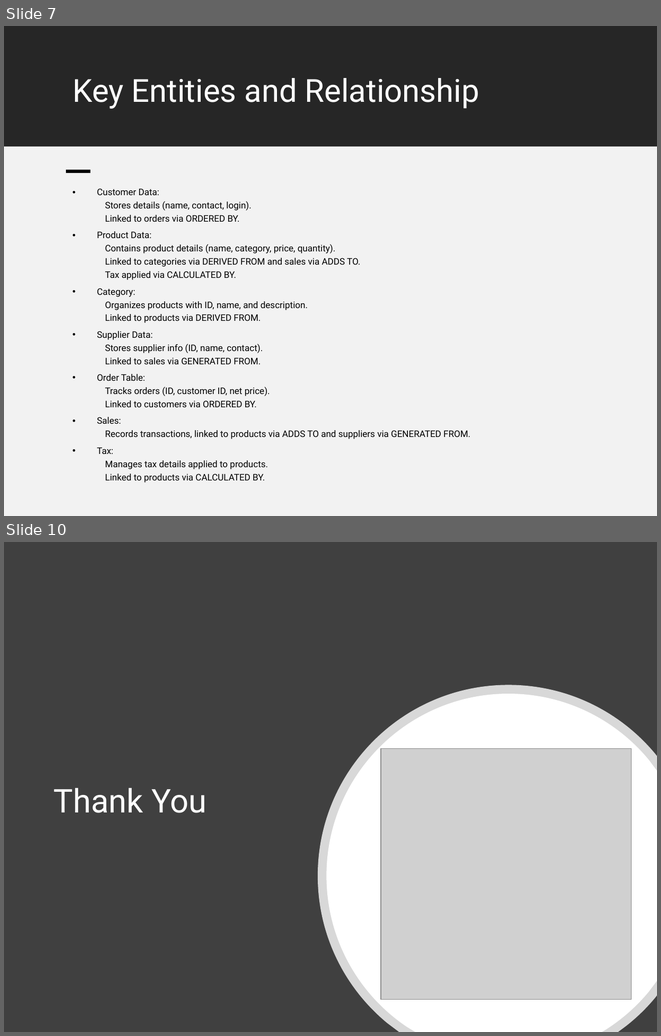
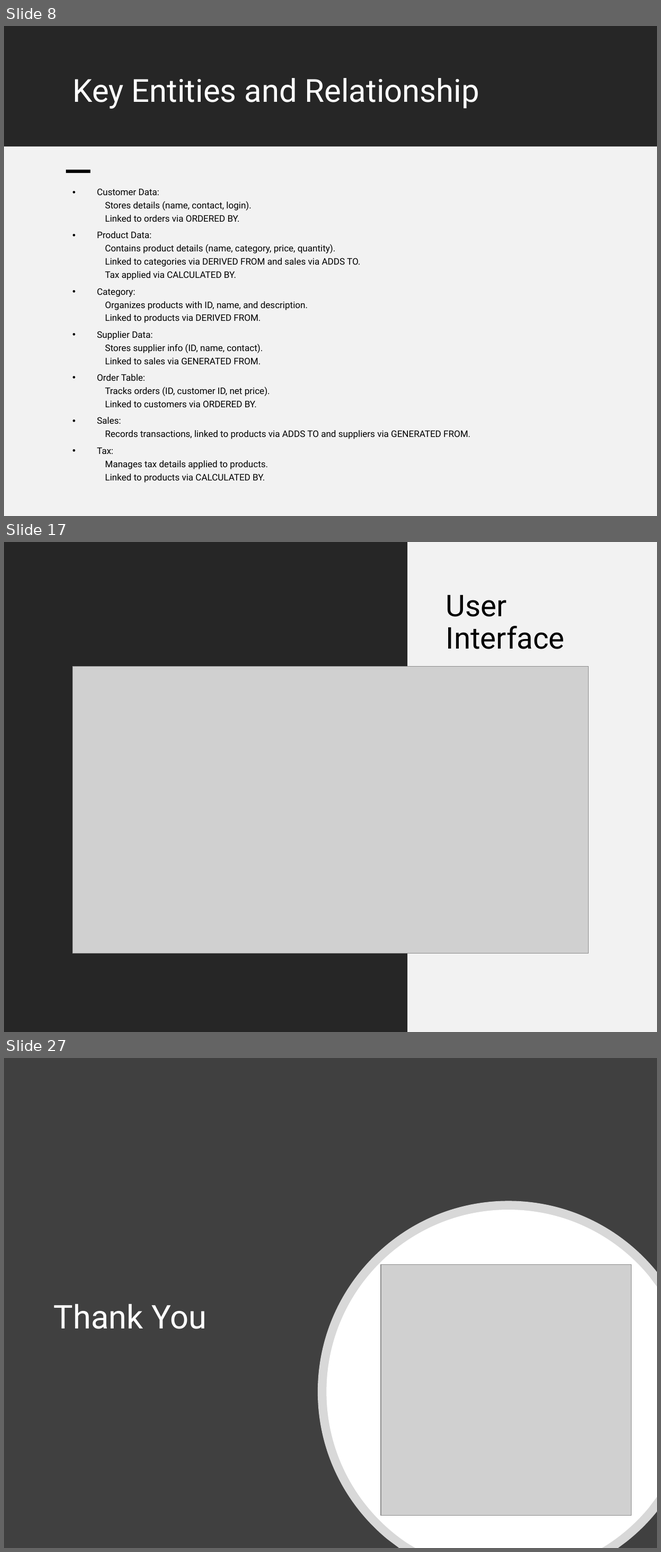
Before and after one commit to justvarma/Inventory_managment, a slide deck: Resources/dbms_presentation.pptx. Shown one above the other, each under a label of ours: slides 7 and 10 before the commit, slides 8, 17 and 27 after it; the slides between them are not shown. The pictures are 661x1036 and 661x1552 pixels, drawn with LibreOffice and Linux fonts; fonts in the diff are those of the drawing; grey boxes stand for pictures. Boxes give left, top, right and bottom in pixels: in the first picture for what was removed or moved away, otherwise in the second. Text is boxed around its words. In the diff, an @@ line names an element or a change of style, - is before the commit and + after.

```diff
--- a/Resources/dbms_presentation.pptx
+++ b/Resources/dbms_presentation.pptx
@@ slide 17 added at (4, 542, 657, 1032), background #FFFFFF @@
@@ rectangle added at (4, 542, 407, 1032), fill #262626 @@
@@ rectangle added at (407, 542, 657, 1032), fill #F2F2F2 @@
@@ title added at (446, 595, 565, 649), 33 pt, text #000000 @@
+User Interface
@@ picture added at (72, 666, 589, 953) @@
@@ what was slide 7 is now slide 8 @@
@@ what was slide 10 is now slide 27 @@
```
Also in this commit, not shown: 2 slides changed, 17 other slides added, 1 slide removed, 1 other file.
